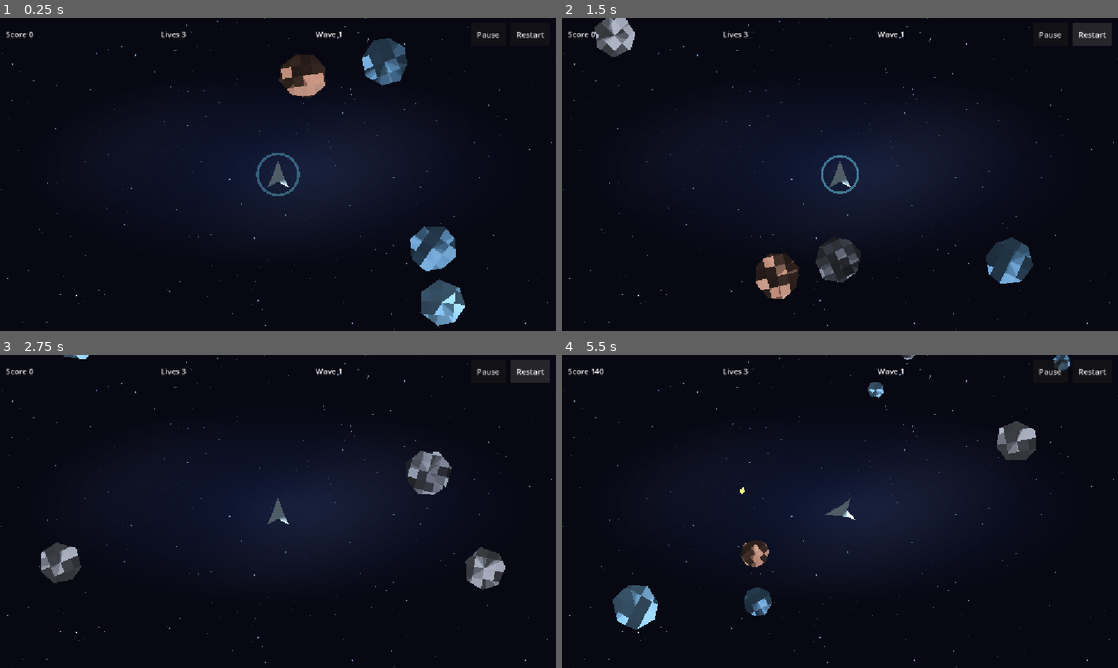
Above: before the commit, frames 1-4 (two rows, left to right).
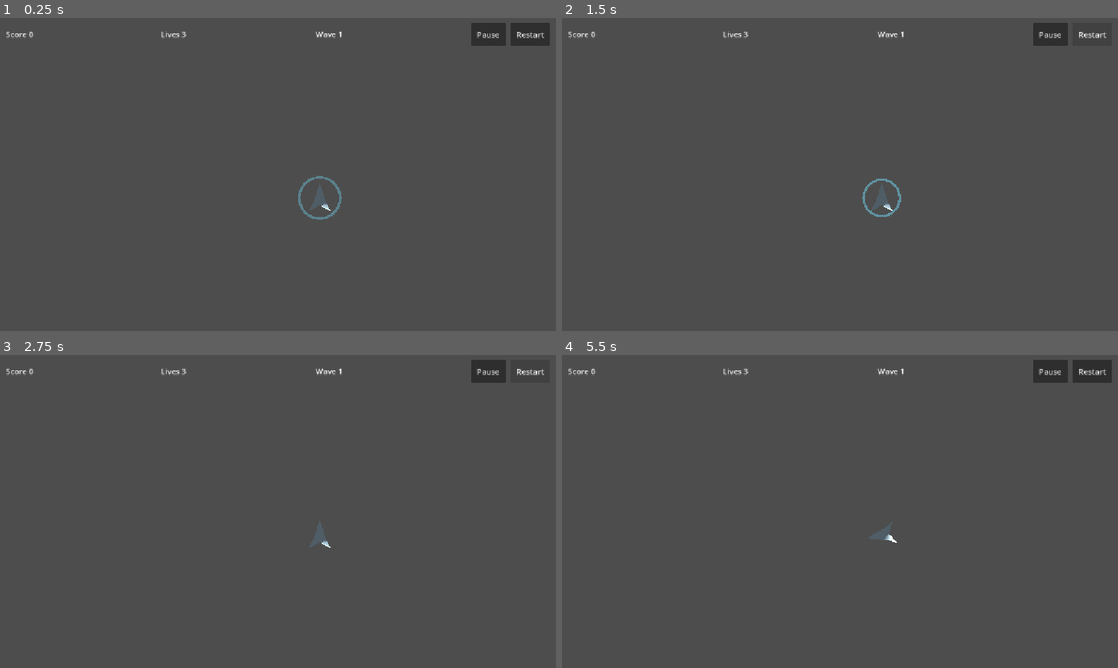
Above: after the commit, the same moments.

Repository: mule/asteroids-android-godot
Game: Godot game, scene res://scenes/game/Main.tscn
Two runs of this game, one before a commit and one after it. Both use one fixed random seed, a clock stepped at 60 frames per second and the inputs below.
Inputs (mouse positions are in pixels of both pictures, inside the frame that each line leads up to):
- Up to frame 1 (0.25 s): no input
- Up to frame 2 (1.5 s): click "Restart" at 0.5 s; click "Restart" at 1.25 s
- Up to frame 3 (2.75 s): click "Restart" at 2 s
- Up to frame 4 (5.5 s): move the mouse to (962, 495) at 2.77 s; hold Right (rotate_right) 2.78-3.5 s; hold Space (shoot) 2.78-3.5 s; click (962, 495) at 2.92 s; drag from (728, 527) to (840, 511) at 3.52 s; move the mouse to (895, 442) at 4.27 s; hold Right (rotate_right) 4.28-5 s; hold Space (shoot) 4.28-5 s; drag from (812, 574) to (634, 624) at 5.02 s

The runs differ from the first frame. In frame 1, 100% of the frame differs, in the area x 0-100%, y 0-100%; in frame 2, 99%; in frame 3, 99%; in frame 4, 99%.

Commit message:
Add follow camera with sector limits and look-ahead (#45)

Diff:
--- a/assets/sectors/sector_default.tres
+++ b/assets/sectors/sector_default.tres
@@ -5,7 +5,7 @@
 [resource]
 script = ExtResource("1_sector")
 sector_name = &"vega_7"
-world_size = Vector2(1152, 648)
+world_size = Vector2(8000, 6000)
 sector_seed = 1729
 boundary_margin = 600.0
 asteroid_field_count = 5
--- a/scenes/game/Game.tscn
+++ b/scenes/game/Game.tscn
@@ -20,9 +20,7 @@
 [ext_resource type="AudioStream" path="res://assets/audio/sfx_impact_thump_01.wav" id="18_87qfr"]
 [ext_resource type="Script" path="res://scripts/world/sector.gd" id="19_c1u4a"]
 [ext_resource type="Resource" path="res://assets/sectors/sector_default.tres" id="20_4w721"]
-
-[sub_resource type="RectangleShape2D" id="RectangleShape2D_xh3dq"]
-size = Vector2(1152, 648)
+[ext_resource type="Script" path="res://scripts/world/follow_camera.gd" id="21_camera"]
 
 [node name="Game" type="Node2D"]
 process_mode = 3
@@ -46,18 +44,12 @@
 [node name="Starfield" type="Node2D" parent="."]
 script = ExtResource("7_3jtpl")
 
-[node name="PlayArea" type="Area2D" parent="."]
-collision_layer = 0
-collision_mask = 0
-
-[node name="PlayAreaBounds" type="CollisionShape2D" parent="PlayArea"]
-position = Vector2(576, 324)
-shape = SubResource("RectangleShape2D_xh3dq")
-debug_color = Color(0.2, 0.7, 1, 0.15)
-
 [node name="Sector" type="Node2D" parent="."]
 script = ExtResource("19_c1u4a")
 definition = ExtResource("20_4w721")
+
+[node name="FollowCamera" type="Camera2D" parent="."]
+script = ExtResource("21_camera")
 
 [node name="Entities" type="Node2D" parent="."]
 process_mode = 1
--- a/scripts/game.gd
+++ b/scripts/game.gd
@@ -24,6 +24,7 @@
 @onready var entities: Node2D = $Entities
 @onready var player_ship: Area2D = $Entities/PlayerShip
 @onready var sector: Sector = $Sector
+@onready var follow_camera: Camera2D = $FollowCamera
 @onready var player_input: Node = $PlayerInput
 @onready var feedback: Node = $Feedback
 @onready var hud: CanvasLayer = $Hud
@@ -51,6 +52,8 @@
 	# would keep wrapping against the size the window had when they appeared.
 	get_viewport().size_changed.connect(_apply_sector_bounds_to_entities)
 	_apply_lighting_to_entity(player_ship)
+	follow_camera.apply_sector_limits(sector.get_bounds())
+	follow_camera.set_target(player_ship)
 	if auto_start:
 		_start_new_game()
 
@@ -196,6 +199,7 @@
 	player_ship.reset_for_respawn(sector.get_center())
 	player_ship.set_controls_enabled(true)
 	player_ship.set_invulnerable(use_invulnerability_timer)
+	follow_camera.set_target(player_ship)
 	feedback.spawn_respawn_ring(player_ship.global_position)
 	respawning = false
 
--- /dev/null
+++ b/scripts/world/follow_camera.gd
@@ -0,0 +1,59 @@
+extends Camera2D
+
+
+@export var look_ahead_seconds: float = 0.45
+@export var max_look_ahead: float = 260.0
+@export var smoothing_speed: float = 5.0
+@export var look_ahead_smoothing: float = 3.0
+
+var target: Node2D
+var current_look_ahead: Vector2 = Vector2.ZERO
+
+
+func _ready() -> void:
+	position_smoothing_enabled = true
+	position_smoothing_speed = smoothing_speed
+	# Drag margins keep small corrections from shaking the whole view.
+	drag_horizontal_enabled = true
+	drag_vertical_enabled = true
+	drag_left_margin = 0.15
+	drag_right_margin = 0.15
+	drag_top_margin = 0.15
+	drag_bottom_margin = 0.15
+	make_current()
+
+
+func set_target(node: Node2D) -> void:
+	target = node
+
+	if target != null:
+		global_position = target.global_position
+		reset_smoothing()
+
+
+func apply_sector_limits(bounds: Rect2) -> void:
+	limit_left = int(bounds.position.x)
+	limit_top = int(bounds.position.y)
+	limit_right = int(bounds.end.x)
+	limit_bottom = int(bounds.end.y)
+
+
+func compute_look_ahead(velocity: Vector2) -> Vector2:
+	return (velocity * look_ahead_seconds).limit_length(max_look_ahead)
+
+
+func _physics_process(delta: float) -> void:
+	if target == null or not is_instance_valid(target):
+		return
+
+	var target_velocity: Vector2 = Vector2.ZERO
+	if "velocity" in target:
+		target_velocity = target.velocity
+
+	var desired_look_ahead := compute_look_ahead(target_velocity)
+	current_look_ahead = current_look_ahead.lerp(
+		desired_look_ahead,
+		clampf(look_ahead_smoothing * delta, 0.0, 1.0)
+	)
+
+	global_position = target.global_position + current_look_ahead
--- /dev/null
+++ b/tests/test_follow_camera.gd
@@ -0,0 +1,103 @@
+extends SceneTree
+
+
+const CAMERA_SCRIPT := preload("res://scripts/world/follow_camera.gd")
+
+
+func _init() -> void:
+	var failures: Array[String] = []
+
+	await _test_limits_come_from_sector_bounds(failures)
+	await _test_camera_tracks_target(failures)
+	await _test_look_ahead_leads_the_velocity(failures)
+	await _test_look_ahead_is_capped(failures)
+
+	for failure in failures:
+		printerr("FAIL: ", failure)
+
+	if failures.is_empty():
+		print("ALL FOLLOW CAMERA TESTS PASSED SUCCESSFULLY!")
+		quit(0)
+	else:
+		printerr("FAILED %d TESTS" % failures.size())
+		quit(1)
+
+
+func _make_camera() -> Camera2D:
+	var camera := Camera2D.new()
+	camera.set_script(CAMERA_SCRIPT)
+	return camera
+
+
+func _test_limits_come_from_sector_bounds(failures: Array[String]) -> void:
+	var camera := _make_camera()
+	root.add_child(camera)
+	await physics_frame
+
+	camera.apply_sector_limits(Rect2(Vector2.ZERO, Vector2(8000.0, 6000.0)))
+
+	if camera.limit_left != 0:
+		failures.append("Camera limits: expected limit_left 0, got %d" % camera.limit_left)
+	if camera.limit_right != 8000:
+		failures.append("Camera limits: expected limit_right 8000, got %d" % camera.limit_right)
+	if camera.limit_bottom != 6000:
+		failures.append("Camera limits: expected limit_bottom 6000, got %d" % camera.limit_bottom)
+
+	camera.queue_free()
+	await physics_frame
+
+
+func _test_camera_tracks_target(failures: Array[String]) -> void:
+	var camera := _make_camera()
+	var target := Node2D.new()
+	root.add_child(camera)
+	root.add_child(target)
+	await physics_frame
+
+	camera.set_target(target)
+	target.global_position = Vector2(4000.0, 3000.0)
+
+	for _step in 10:
+		await physics_frame
+
+	var distance := camera.global_position.distance_to(target.global_position)
+	if distance > 400.0:
+		failures.append("Camera tracking: camera did not converge on target, distance %f" % distance)
+
+	camera.queue_free()
+	target.queue_free()
+	await physics_frame
+
+
+func _test_look_ahead_leads_the_velocity(failures: Array[String]) -> void:
+	var camera := _make_camera()
+	root.add_child(camera)
+	await physics_frame
+
+	var lead: Vector2 = camera.compute_look_ahead(Vector2(500.0, 0.0))
+	if lead.x <= 0.0:
+		failures.append("Look-ahead: rightward velocity must lead right, got %f" % lead.x)
+	if absf(lead.y) > 0.001:
+		failures.append("Look-ahead: zero y velocity must not lead vertically, got %f" % lead.y)
+
+	var still: Vector2 = camera.compute_look_ahead(Vector2.ZERO)
+	if still != Vector2.ZERO:
+		failures.append("Look-ahead: a stationary ship must have no lead")
+
+	camera.queue_free()
+	await physics_frame
+
+
+func _test_look_ahead_is_capped(failures: Array[String]) -> void:
+	var camera := _make_camera()
+	root.add_child(camera)
+	await physics_frame
+
+	# A very fast ship must not push the camera arbitrarily far ahead, or the
+	# ship leaves the screen entirely.
+	var lead: Vector2 = camera.compute_look_ahead(Vector2(100000.0, 0.0))
+	if lead.length() > camera.max_look_ahead + 0.001:
+		failures.append("Look-ahead: must be capped at max_look_ahead, got %f" % lead.length())
+
+	camera.queue_free()
+	await physics_frame
Not shown, added: scripts/world/follow_camera.gd.uid
